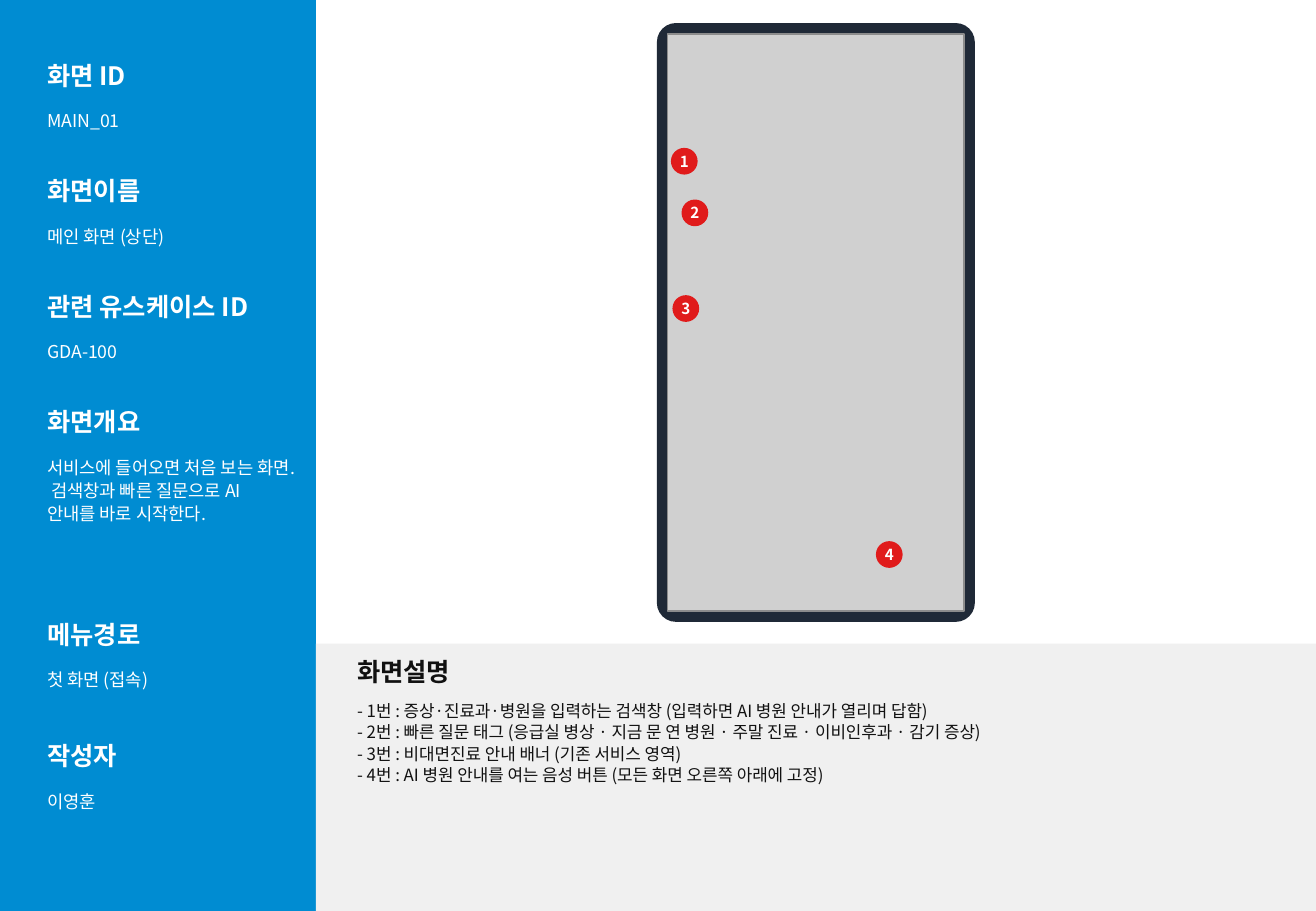
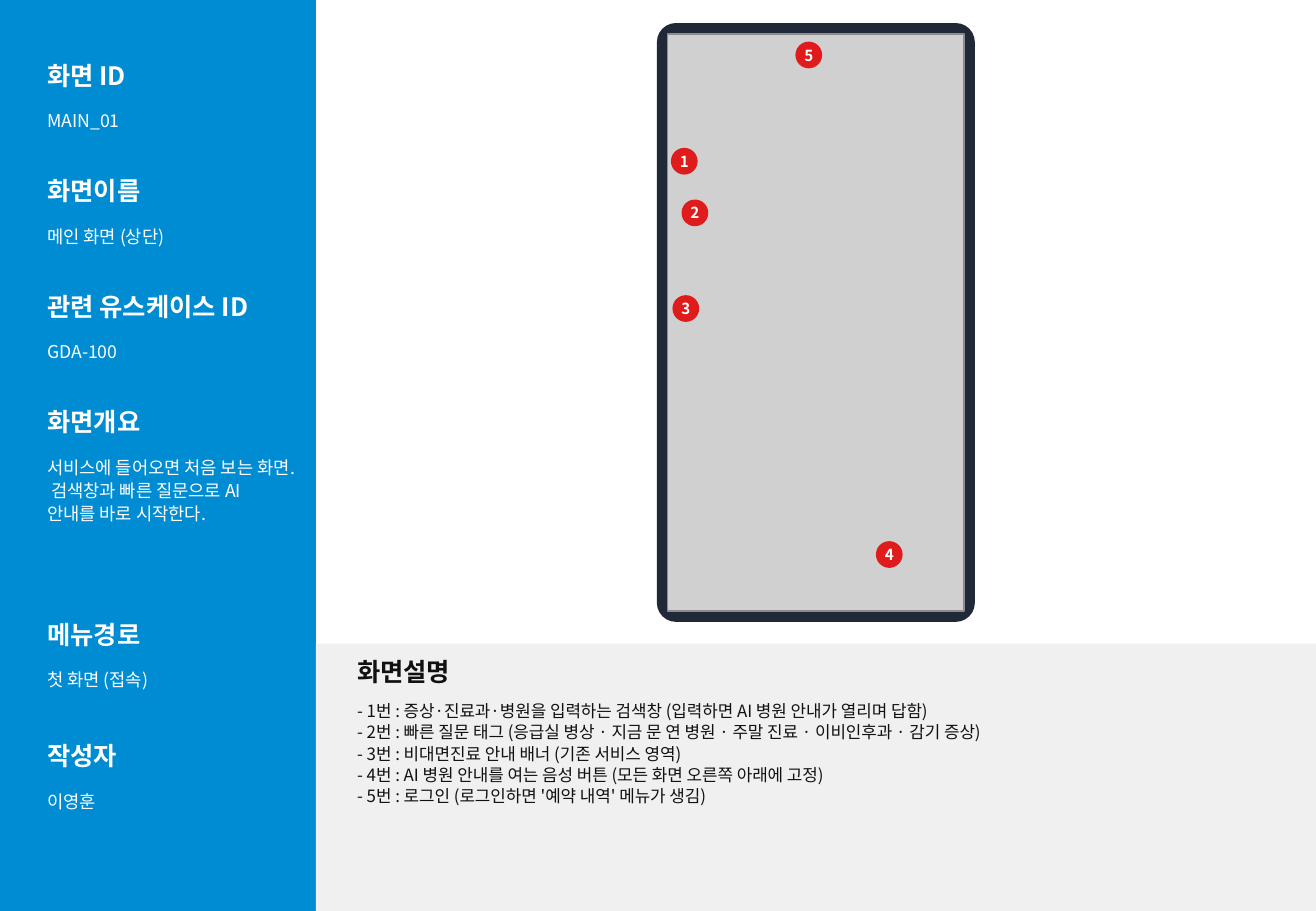
Before and after one commit to lee020304/goodoc-demo, a slide deck: slide 6 of screen/화면설계서_독수리5형제.pptx. Drawn at 1316x911 pixels with LibreOffice and Linux fonts; fonts in the diff are those of the drawing; grey boxes stand for pictures. Boxes give left, top, right and bottom in pixels: in the first picture for what was removed or moved away, otherwise in the second. Text is boxed around its words. In the diff, an @@ line names an element or a change of style, - is before the commit and + after.

```diff
--- a/screen/화면설계서_독수리5형제.pptx
+++ b/screen/화면설계서_독수리5형제.pptx
@@ ellipse added at box(796, 41, 823, 68), fill #E01B1B, 9 pt, text #FFFFFF, bold @@
+5
@@ text at box(367, 788, 706, 805): paragraph added @@
+- 5번 : 로그인 (로그인하면 '예약 내역' 메뉴가 생김)
```
Also in this commit, not shown: 2 other slides changed, 33 other files.
